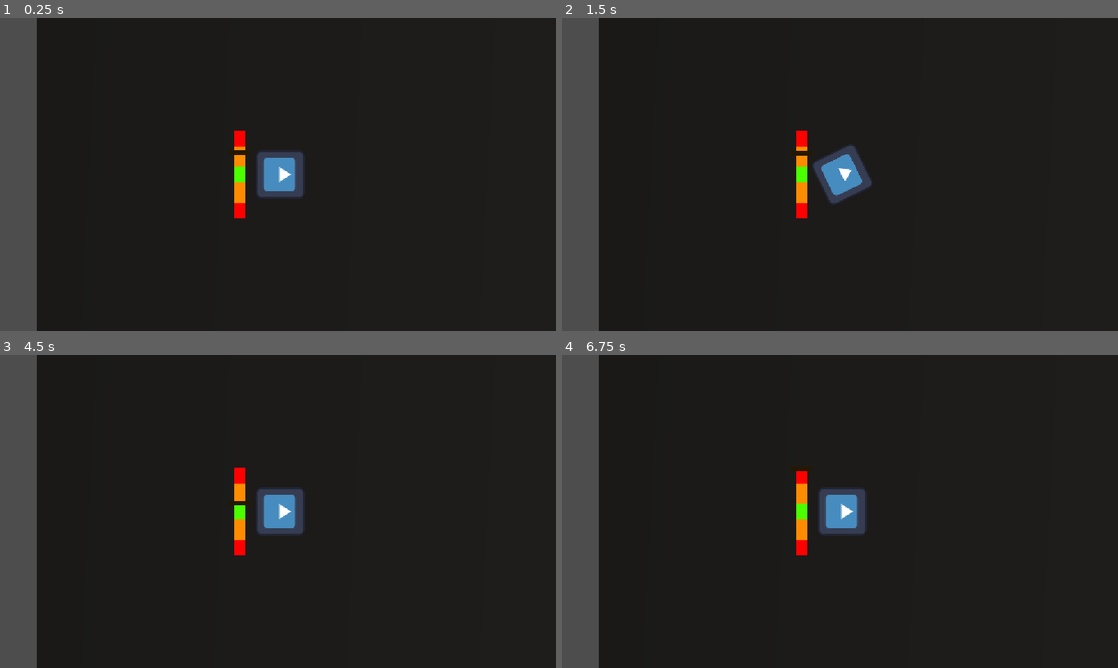
Above: before the commit, frames 1-4 (two rows, left to right).
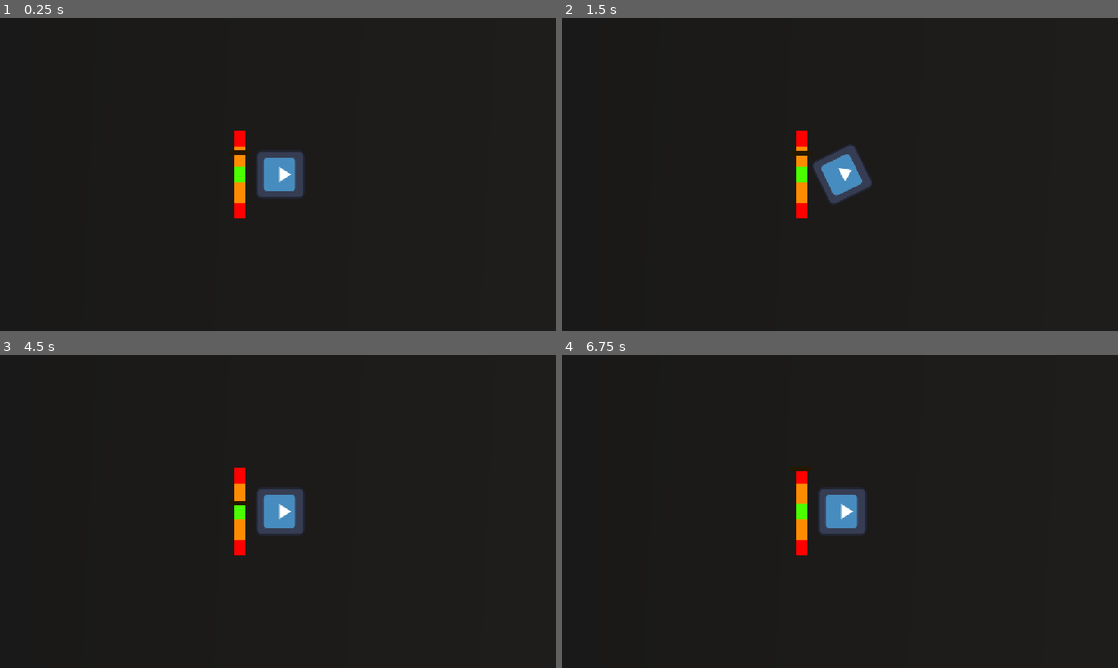
Above: after the commit, the same moments.

Repository: ryder-james/AVerySeriousGameJam
Game: Godot game, scene res://map.tscn
Same seed, same stepped clock (60 frames per second), same inputs: the game is played once before the commit and once after it. The engine's default icon, where the game draws it, is replaced by a stand-in: a white triangle on a blue panel in a dark square.
Inputs:
- Up to frame 1 (0.25 s): no input
- Up to frame 2 (1.5 s): hold A (ccw) 0.53-1.28 s; tap D (cw) at 1.35 s
- Up to frame 3 (4.5 s): tap Enter at 2 s; tap Space (launch) at 2.1, 4.35 s; tap A (ccw) at 2.85 s; hold D (cw) 3.53-4.28 s
- Up to frame 4 (6.75 s): tap Space (launch) at 5, 6.6 s; hold A (ccw) 5.03-5.78 s; tap D (cw) at 5.85 s

The runs differ from the first frame. In frame 1, 6.6% of the frame differs, in the area x 0-7%, y 0-100%; in frame 2, 6.6%; in frame 3, 6.6%; in frame 4, 6.6%.

Commit message:
Add bg color

Diff:
--- a/project.godot
+++ b/project.godot
@@ -52,3 +52,4 @@
 rendering_device/driver.windows="d3d12"
 renderer/rendering_method="gl_compatibility"
 renderer/rendering_method.mobile="gl_compatibility"
+environment/defaults/default_clear_color=Color(0.09998604, 0.099985994, 0.09998598, 1)
